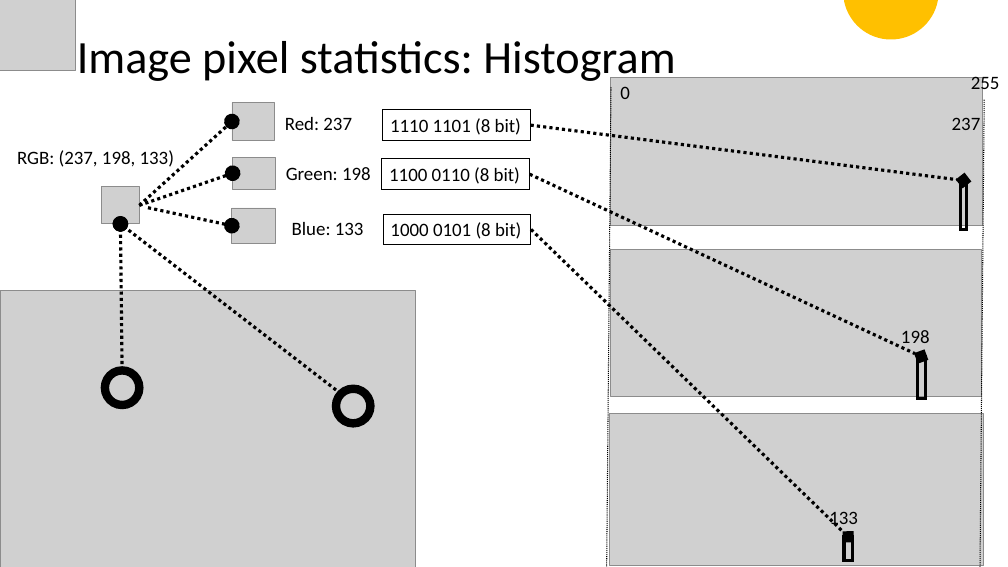
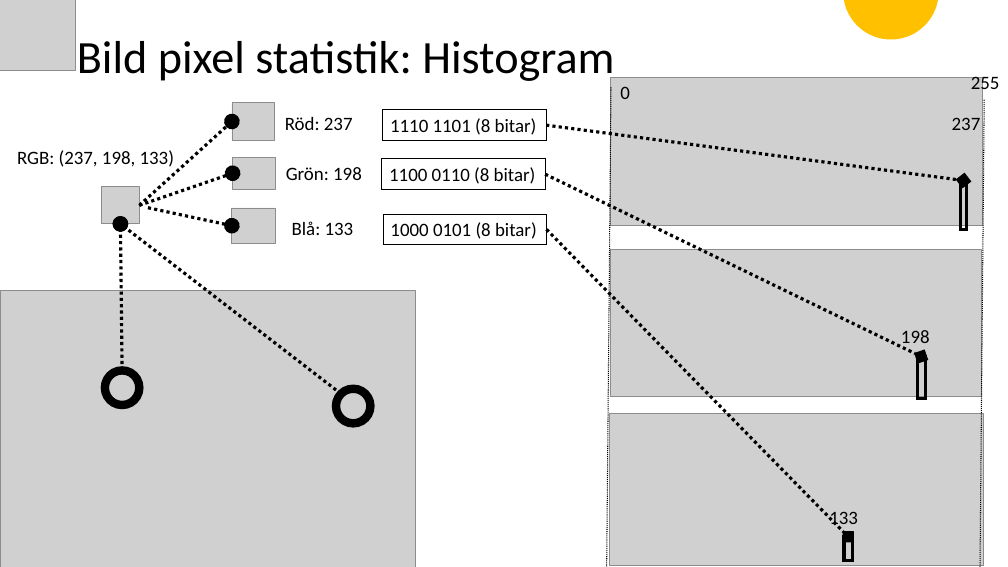
Before and after one commit to mo-mosverkstad/artificial_intelligence_algorithm, a slide deck: slide 10 of genetic_algorithm/JavaScriptCode/compressImageGSEA/GSEA.pptx. Drawn at 1008x567 pixels with LibreOffice and Linux fonts; fonts in the diff are those of the drawing; grey boxes stand for pictures. Boxes give left, top, right and bottom in pixels: in the first picture for what was removed or moved away, otherwise in the second. Text is boxed around its words. In the diff, an @@ line names an element or a change of style, - is before the commit and + after.

```diff
--- a/genetic_algorithm/JavaScriptCode/compressImageGSEA/GSEA.pptx
+++ b/genetic_algorithm/JavaScriptCode/compressImageGSEA/GSEA.pptx
@@ title at (77, 41, 614, 85): text changed @@
-Image pixel statistics: Histogram
+Bild pixel statistik: Histogram
@@ text at (285, 117, 353, 130): text changed @@
-Red: 237
+Röd: 237
@@ rectangle "1110 1101 (8 bitar)": place and size @@
-rectangle "1110 1101 (8 bitar)" at (383, 110, 531, 140)
+rectangle "1110 1101 (8 bitar)" at (383, 110, 546, 140)
@@ text in rectangle at (390, 118, 537, 135): text changed @@
-1110 1101 (8 bit)
+1110 1101 (8 bitar)
@@ arrow moved from (531, 126) - (964, 181) to (546, 126) - (964, 181) @@
@@ text at (286, 167, 362, 180): text changed @@
-Green: 198
+Grön: 198
@@ rectangle "1100 0110 (8 bitar)": place and size @@
-rectangle "1100 0110 (8 bitar)" at (382, 159, 530, 189)
+rectangle "1100 0110 (8 bitar)" at (382, 159, 545, 189)
@@ text in rectangle at (389, 167, 536, 184): text changed @@
-1100 0110 (8 bit)
+1100 0110 (8 bitar)
@@ arrow moved from (530, 174) - (922, 357) to (545, 174) - (922, 357) @@
@@ text at (292, 221, 354, 235): text changed @@
-Blue: 133
+Blå: 133
@@ rectangle "1000 0101 (8 bitar)": place and size @@
-rectangle "1000 0101 (8 bitar)" at (383, 214, 532, 244)
+rectangle "1000 0101 (8 bitar)" at (383, 214, 547, 244)
@@ text in rectangle at (390, 222, 537, 239): text changed @@
-1000 0101 (8 bit)
+1000 0101 (8 bitar)
@@ arrow moved from (531, 229) - (848, 537) to (547, 229) - (848, 537) @@
```
Also in this commit, not shown: 21 other slides changed, 3 other files.
